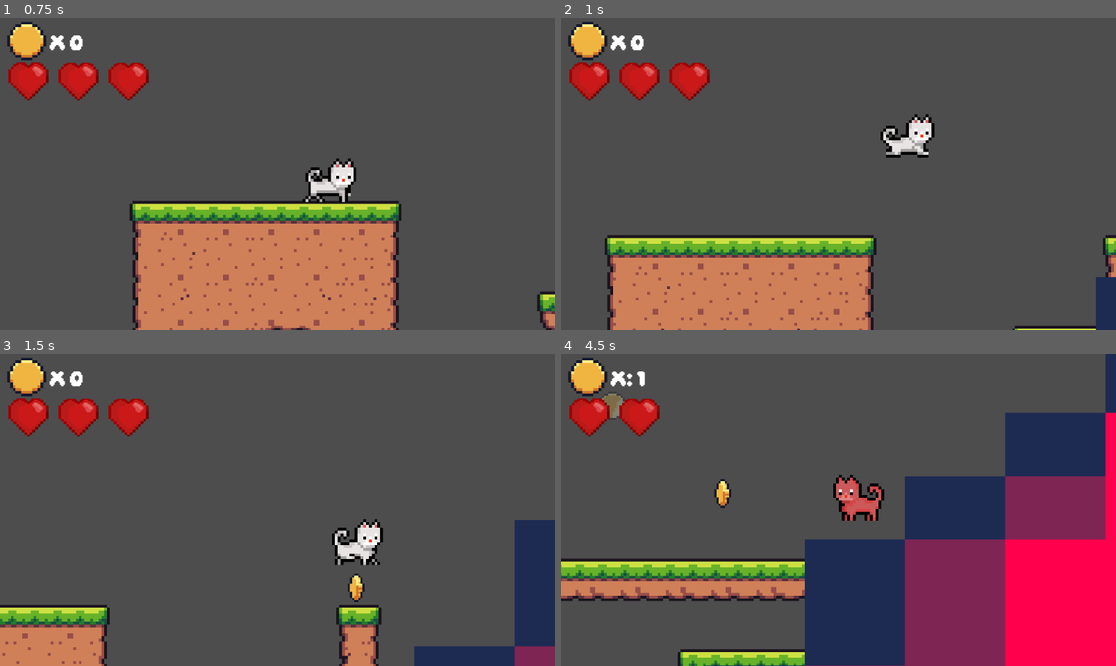
Above: before the commit, frames 1-4 (two rows, left to right).
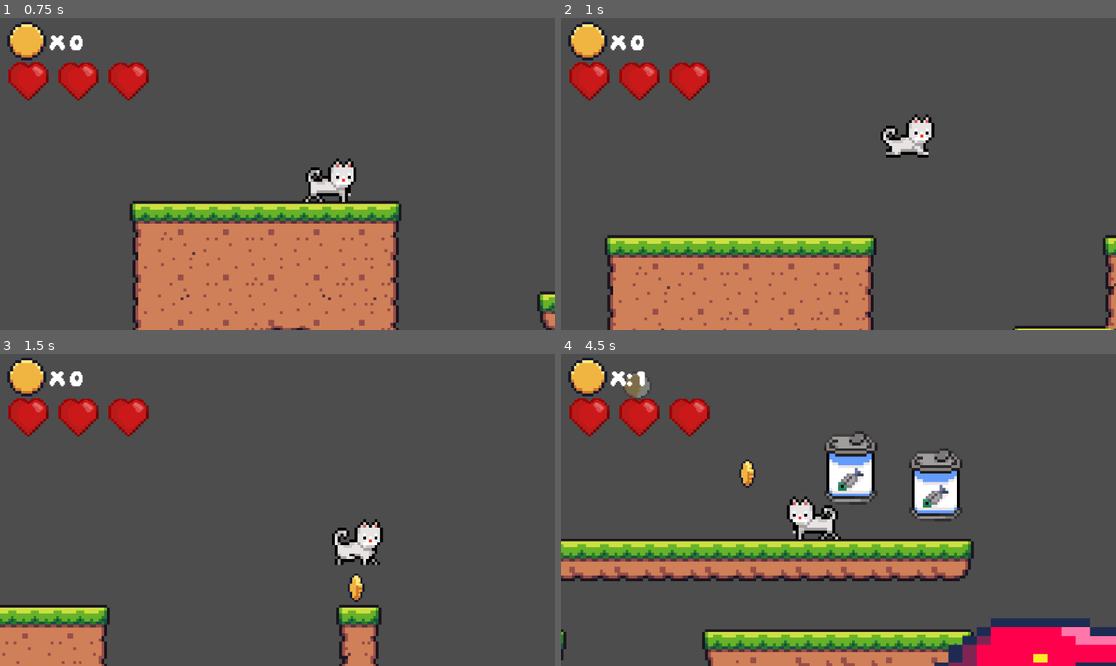
Above: after the commit, the same moments.

Repository: JorvisGS/Mayo_fio_erick_jorvis
Game: Godot game, scene res://Assests/mundos/pruebas/cajaarena.tscn
The game is run twice, just before and just after one commit, with the same random seed, the same clock (stepped at 60 frames per second) and the same inputs. This scene is started directly instead of the project's main scene.
Inputs:
- Up to frame 1 (0.75 s): hold D (derecha) from 0.53 s (still down)
- Up to frame 2 (1 s): keep holding D (derecha); tap W (saltar) at 0.77 s
- Up to frame 3 (1.5 s): keep holding D (derecha)
- Up to frame 4 (4.5 s): tap W (saltar) at 1.52, 3.02, 3.77 s; release D (derecha) at 2.03 s; hold A (izquierda) 2.03-2.78 s; hold D (derecha) 2.78-4.28 s; hold A (izquierda) from 4.28 s (still down)

Frame 1 is identical in both runs. In frame 2, 0.6% of the frame differs, in the area x 96-100%, y 83-100%; in frame 3, 4.5%; in frame 4, 49%, in the area x 0-100%, y 0-100%.

Commit message:
lata_comida

Diff:
--- a/Assests/interfaz/personaje/gui_gato.gd
+++ b/Assests/interfaz/personaje/gui_gato.gd
@@ -22,6 +22,11 @@
 		get_tree().reload_current_scene()
 
 
+
+func heal(amount: int = 1):
+	current_hearts = clamp(current_hearts + amount, 0, max_hearts)
+	update_hearts()
+
 func update_hearts():
 	for i in range(max_hearts):
 		if i < current_hearts:
@@ -36,3 +41,7 @@
 # Called when the node enters the scene tree for the first time.
 func _ready() -> void:
 	update_hearts()
+
+
+func _on_lata_comida_comida() -> void:
+	heal()
--- a/Assests/mundos/pruebas/cajaarena.tscn
+++ b/Assests/mundos/pruebas/cajaarena.tscn
@@ -1,10 +1,11 @@
-[gd_scene load_steps=8 format=4 uid="uid://0lq3ywraog88"]
+[gd_scene load_steps=9 format=4 uid="uid://0lq3ywraog88"]
 
 [ext_resource type="Texture2D" uid="uid://dlqe1g8jivv2o" path="res://Assests/Terreno/normal/Terrain (16 x 16).png" id="1_ycbdb"]
 [ext_resource type="PackedScene" uid="uid://dad3gyq7o4s6e" path="res://Assests/GatoBlanco/Gato.tscn" id="2_78jwu"]
 [ext_resource type="PackedScene" uid="uid://cquxox3bwajai" path="res://Assests/enemigos/Slime/Slime_2d.tscn" id="3_5lg8y"]
 [ext_resource type="PackedScene" uid="uid://dibh14f0arncu" path="res://Assests/interfaz/personaje/gui_gato.tscn" id="5_1d388"]
 [ext_resource type="PackedScene" uid="uid://cbc4hx7etsgip" path="res://Assests/objetos/monedas/moneda.tscn" id="5_jtmfv"]
+[ext_resource type="PackedScene" uid="uid://crj5gi0b8u3ci" path="res://Assests/objetos/lata_comida/lata_comida.tscn" id="6_nvigs"]
 
 [sub_resource type="TileSetAtlasSource" id="TileSetAtlasSource_khkvf"]
 texture = ExtResource("1_ycbdb")
@@ -329,8 +330,8 @@
 position_smoothing_enabled = true
 
 [node name="slime" parent="." instance=ExtResource("3_5lg8y")]
-position = Vector2(511, 179)
-scale = Vector2(35.4302, 22.318)
+position = Vector2(339, 111)
+scale = Vector2(5, 3.15)
 
 [node name="monedas2" type="Node2D" parent="."]
 
@@ -344,8 +345,22 @@
 
 [node name="moneda3" parent="monedas2" instance=ExtResource("5_jtmfv")]
 position = Vector2(480, 89)
+collision_mask = 2
+
+[node name="latas" type="Node2D" parent="."]
+
+[node name="lata_comida" parent="latas" instance=ExtResource("6_nvigs")]
+position = Vector2(516, 98)
+collision_layer = 2
+collision_mask = 2
+
+[node name="lata_comida2" parent="latas" instance=ExtResource("6_nvigs")]
+position = Vector2(546, 98)
+collision_layer = 2
 collision_mask = 2
 
 [connection signal="collected" from="monedas2/moneda" to="CanvasLayer" method="_on_moneda_collected"]
 [connection signal="collected" from="monedas2/moneda2" to="CanvasLayer" method="_on_moneda_collected"]
 [connection signal="collected" from="monedas2/moneda3" to="CanvasLayer" method="_on_moneda_collected"]
+[connection signal="comida" from="latas/lata_comida" to="CanvasLayer" method="_on_lata_comida_comida"]
+[connection signal="comida" from="latas/lata_comida2" to="CanvasLayer" method="_on_lata_comida_comida"]
--- /dev/null
+++ b/Assests/objetos/lata_comida/lata_comida.gd
@@ -0,0 +1,23 @@
+extends Area2D
+
+@onready var collision_shape_2d: CollisionShape2D = $CollisionShape2D
+signal comida
+
+func _on_body_entered(body):
+	collision_shape_2d.disabled = true
+	if body.is_in_group("jugador"):
+		emit_signal("comida")
+		#var canvas_layer =get_node("../CanvasLayer")
+		#canvas_layer.heal()
+		var tween = create_tween()
+		tween.tween_property(self, "position", position + Vector2(0, -15), 0.5)
+		tween.tween_property(self, "modulate:a", 0.0, 0.5)
+		tween.tween_callback(queue_free)
+# Called when the node enters the scene tree for the first time.
+func _ready() -> void:
+	connect("body_entered", _on_body_entered)
+
+
+# Called every frame. 'delta' is the elapsed time since the previous frame.
+func _process(delta: float) -> void:
+	pass
--- /dev/null
+++ b/Assests/objetos/lata_comida/lata_comida.tscn
@@ -0,0 +1,15 @@
+[gd_scene load_steps=4 format=3 uid="uid://crj5gi0b8u3ci"]
+
+[ext_resource type="Texture2D" uid="uid://b7asda7gnk6co" path="res://Assests/objetos/lata_comida/lataComida.png" id="1_3gk6g"]
+[ext_resource type="Script" path="res://Assests/objetos/lata_comida/lata_comida.gd" id="1_k4t6e"]
+
+[sub_resource type="RectangleShape2D" id="RectangleShape2D_dulmx"]
+
+[node name="lata_comida" type="Area2D"]
+script = ExtResource("1_k4t6e")
+
+[node name="Sprite2D" type="Sprite2D" parent="."]
+texture = ExtResource("1_3gk6g")
+
+[node name="CollisionShape2D" type="CollisionShape2D" parent="."]
+shape = SubResource("RectangleShape2D_dulmx")
Renamed: Assests/objetos/corazones/lataComida.png -> Assests/objetos/lata_comida/lataComida.png
Not shown, changed: Assests/objetos/lata_comida/lataComida.png.import
